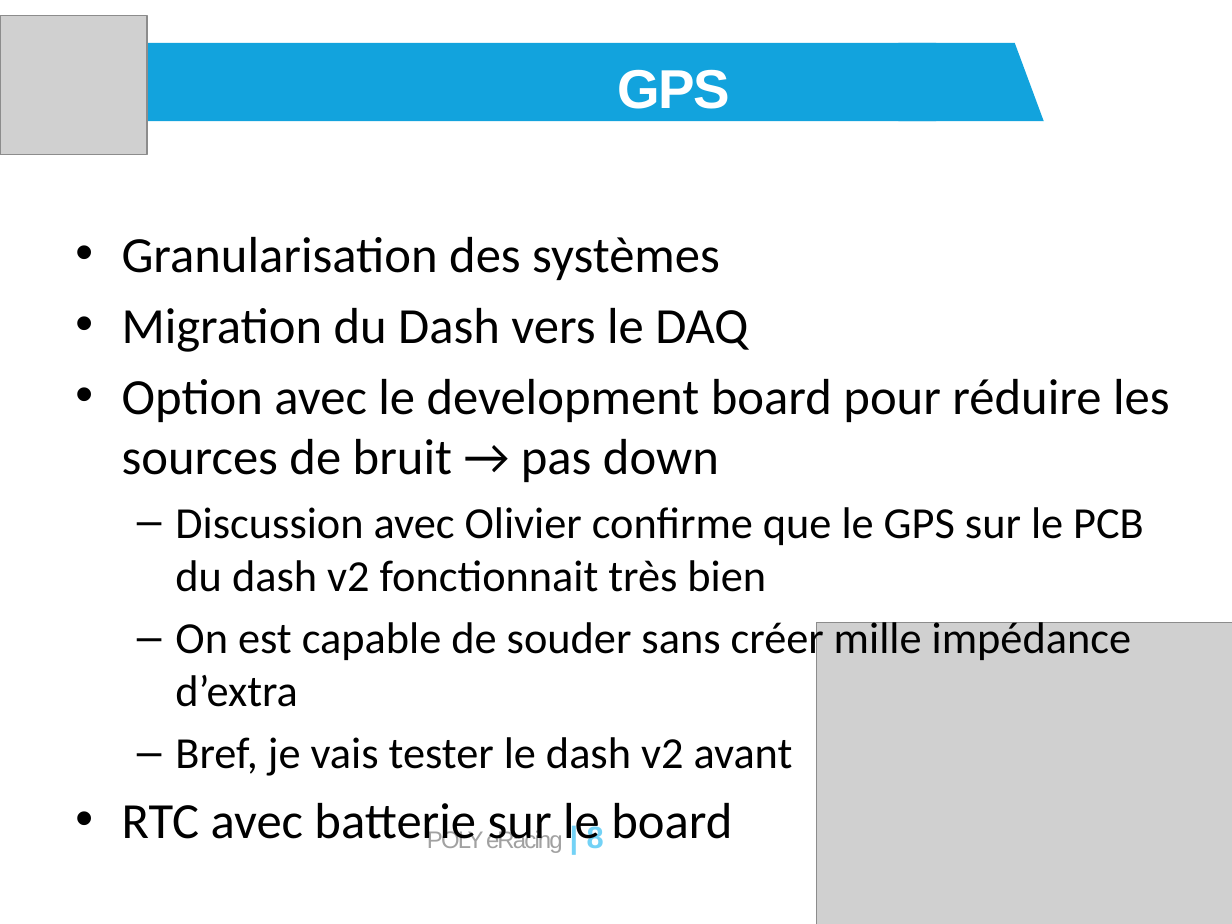
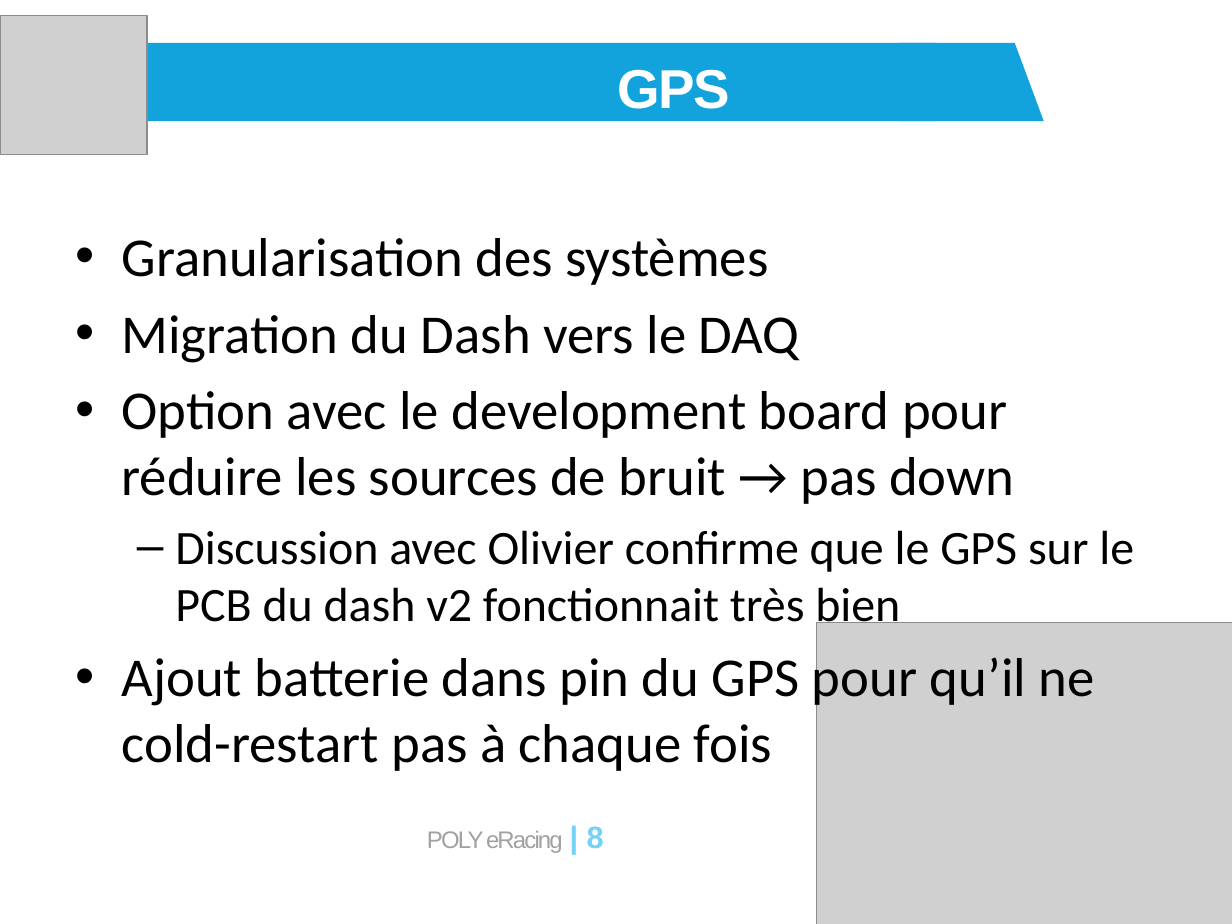
Before and after one commit to eRacing/DAQ, a slide deck: slide 8 of doc/DAQ_v3_DR1.pptx. Drawn at 1232x924 pixels with LibreOffice and Linux fonts; fonts in the diff are those of the drawing; grey boxes stand for pictures. Boxes give left, top, right and bottom in pixels: in the first picture for what was removed or moved away, otherwise in the second. Text is boxed around its words. In the diff, an @@ line names an element or a change of style, - is before the commit and + after.

Commit message:
PPT design review #1

```diff
--- a/doc/DAQ_v3_DR1.pptx
+++ b/doc/DAQ_v3_DR1.pptx
@@ text at [122,238,1134,633]: size 29.6 to 32 pt in "Granularisation des systèmes", "Migration du Dash vers le DAQ", "Option avec le development board pour réduire ..."; size 25.9 to 28 pt in "Discussion avec Olivier confirme que le GPS ..." @@
@@ text at [122,651,1094,771]: text changed; size 25.9 to 32 pt @@
-  – On est capable de souder sans créer mille impédance d’extra
-  – Bref, je vais tester le dash v2 avant
-• RTC avec batterie sur le board
+• Ajout batterie dans pin du GPS pour qu’il ne cold-restart pas à chaque fois
```
Also in this commit, not shown: 2 other slides changed, 2 slides added, 1 other file.
